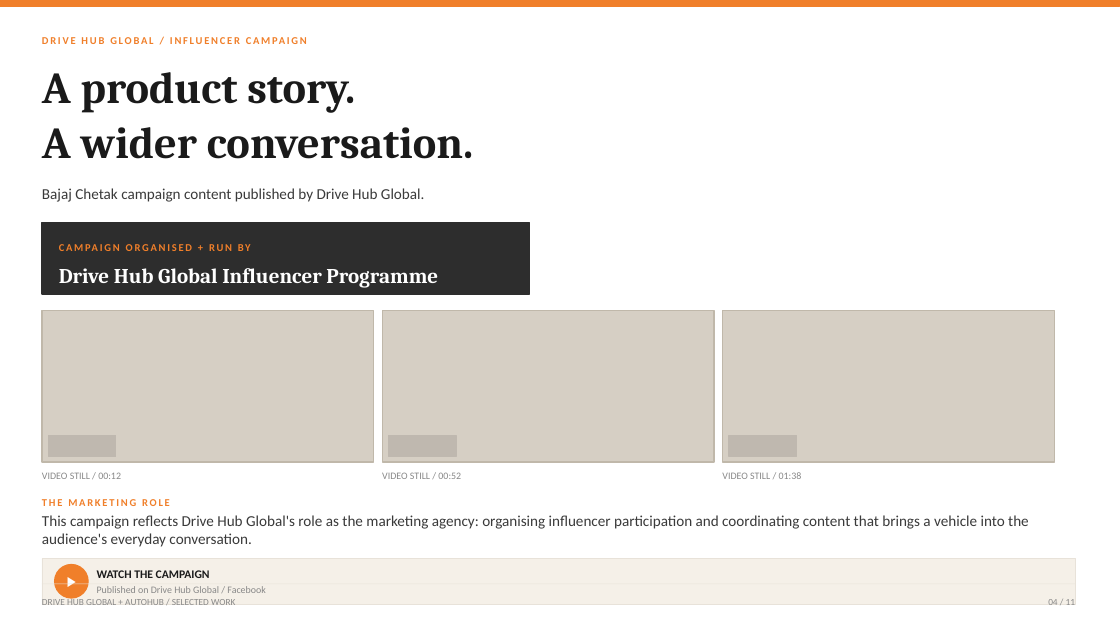
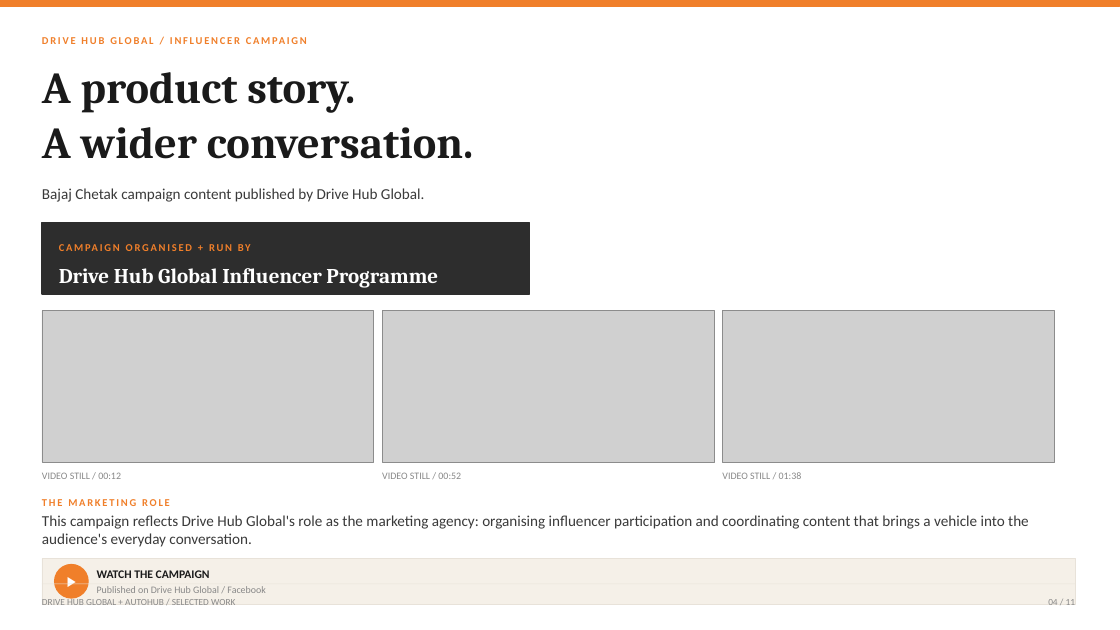
Before and after one commit to mihirbhatt1402/Bajaj-Model-Retail-Engine, a slide deck: slide 4 of DriveHub_AutoHub_Portfolio.pptx. Drawn at 1120x630 pixels with LibreOffice and Linux fonts; fonts in the diff are those of the drawing; grey boxes stand for pictures. Boxes give left, top, right and bottom in pixels: in the first picture for what was removed or moved away, otherwise in the second. Text is boxed around its words. In the diff, an @@ line names an element or a change of style, - is before the commit and + after.

```diff
--- a/DriveHub_AutoHub_Portfolio.pptx
+++ b/DriveHub_AutoHub_Portfolio.pptx
@@ rectangle removed at [42, 311, 374, 462] @@
@@ picture added at [42, 311, 374, 462] @@
@@ rectangle removed at [382, 311, 714, 462] @@
@@ picture added at [382, 311, 714, 462] @@
@@ rectangle removed at [723, 311, 1054, 462] @@
@@ picture added at [723, 311, 1054, 462] @@
@@ rectangle removed at [49, 435, 116, 457] @@
@@ rectangle removed at [389, 435, 456, 457] @@
@@ rectangle removed at [729, 435, 797, 457] @@
```
Also in this commit, not shown: 8 other slides changed, 1 other file.
